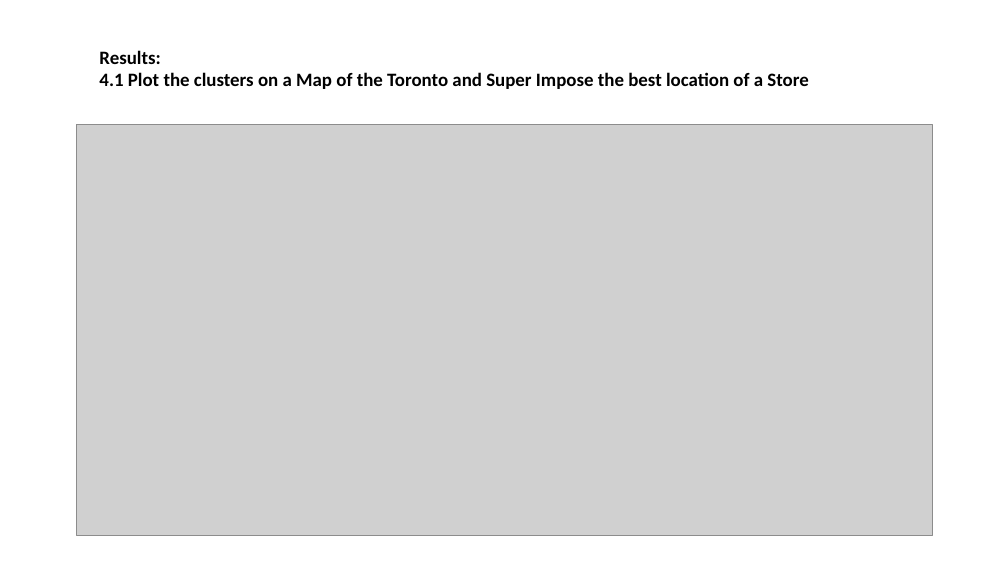
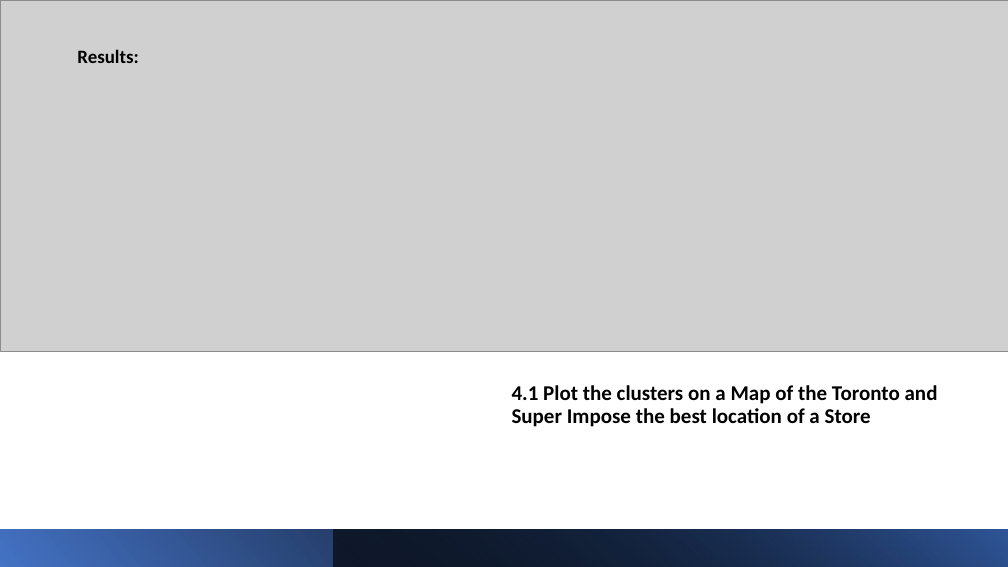
Before and after one commit to vir007/Coursera_Capstone, a slide deck: slide 12 of Week 4_5/Week_5_Presentation.pptx. Drawn at 1008x567 pixels with LibreOffice and Linux fonts; fonts in the diff are those of the drawing; grey boxes stand for pictures. Boxes give left, top, right and bottom in pixels: in the first picture for what was removed or moved away, otherwise in the second. Text is boxed around its words. In the diff, an @@ line names an element or a change of style, - is before the commit and + after.

```diff
--- a/Week 4_5/Week_5_Presentation.pptx
+++ b/Week 4_5/Week_5_Presentation.pptx
@@ picture: place and size @@
-picture at [76, 125, 932, 535]
+picture at [0, 0, 1008, 351]
@@ text added at [77, 49, 138, 63], 18 pt, text #000000, bold @@
+Results:
@@ text at [99, 50, 160, 64]: paragraph removed @@
-Results:
@@ text "4.1 Plot the clusters on ...": place and size @@
-text "4.1 Plot the clusters on ..." at [99, 50, 808, 89]
+text "4.1 Plot the clusters on ..." at [512, 385, 938, 427]
@@ text "4.1 Plot the clusters on ..." at [512, 385, 938, 427]: size 18 to 20 pt; line spacing 1 to 0.9; more space between paragraphs @@
@@ rectangle added at [0, 529, 1008, 567], fill gradient #4472C4 to #000000 @@
@@ rectangle added at [334, 529, 1008, 567], fill gradient #000000 to #2F5597 @@
```
Also in this commit, not shown: 10 other slides changed, 1 other file.
